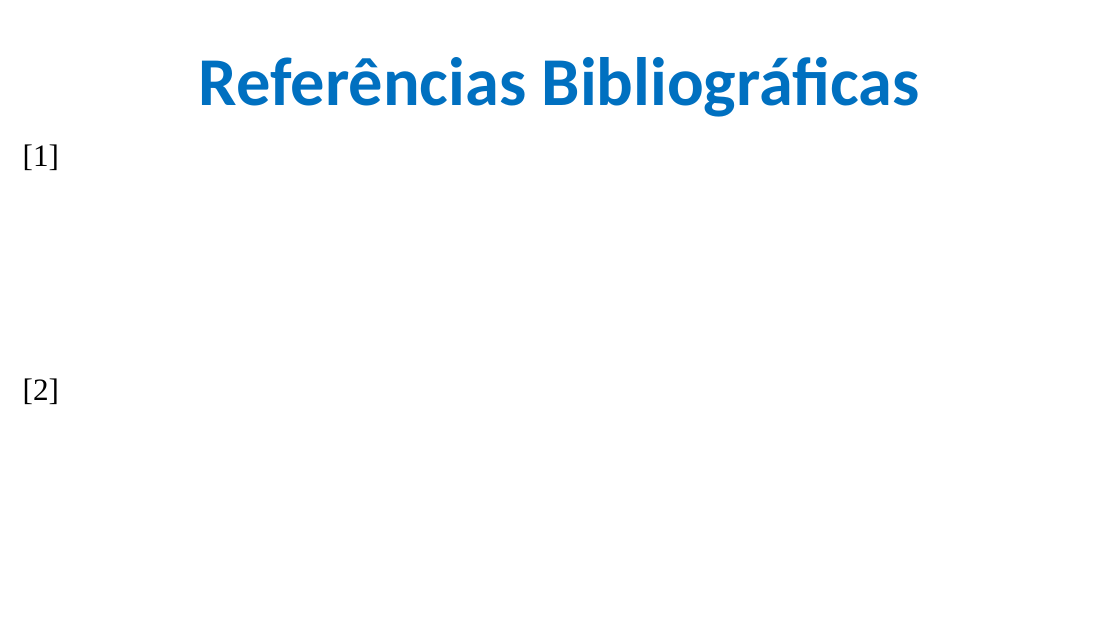
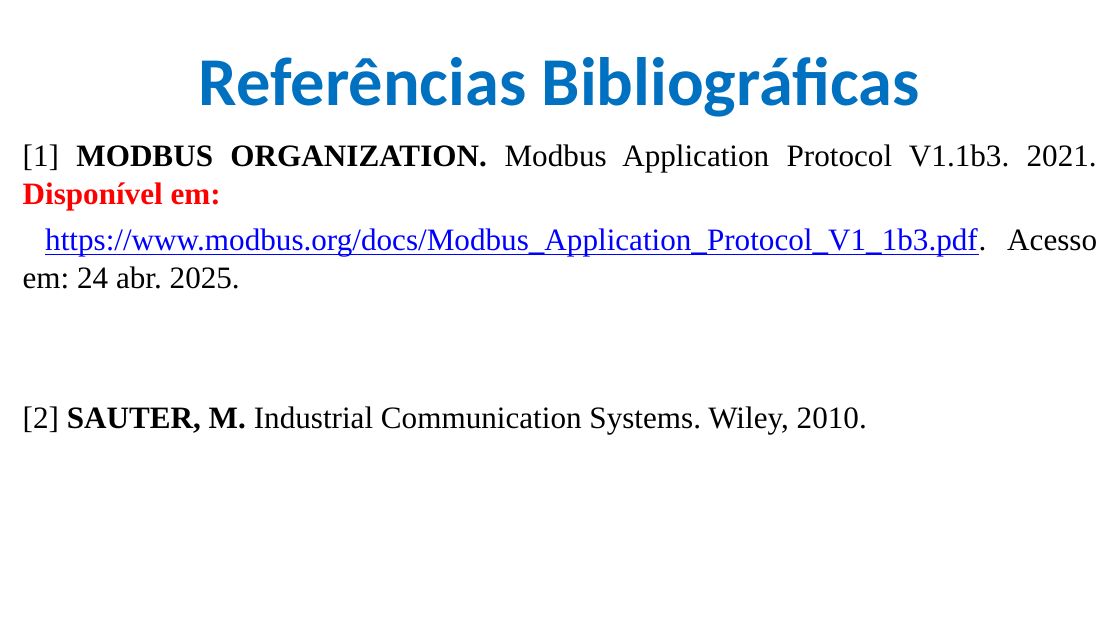
Before and after one commit to CloudEducationBrazil/WydenUniRuyControladoresLogicosProgCLP, a slide deck: slide 33 of 01 Classes/Aula6 - CLP - Redes Industriais MODBUS.pptx. Drawn at 1120x630 pixels with LibreOffice and Linux fonts; fonts in the diff are those of the drawing; background and template pictures are left out. Boxes give left, top, right and bottom in pixels: in the first picture for what was removed or moved away, otherwise in the second. Text is boxed around its words. In the diff, an @@ line names an element or a change of style, - is before the commit and + after.

Commit message:
Disciplina CLP MODBUS - 25Abr2025

```diff
--- a/01 Classes/Aula6 - CLP - Redes Industriais MODBUS.pptx
+++ b/01 Classes/Aula6 - CLP - Redes Industriais MODBUS.pptx
@@ text at (x1=23, y1=144, x2=1097, y2=434): text changed @@
-[1]
-[2]
+[1] MODBUS ORGANIZATION. Modbus Application Protocol V1.1b3. 2021. Disponível em:
+https://www.modbus.org/docs/Modbus_Application_Protocol_V1_1b3.pdf. Acesso em: 24 abr. 2025.
+[2] SAUTER, M. Industrial Communication Systems. Wiley, 2010.
```
Also in this commit, not shown: 7 other slides changed.
